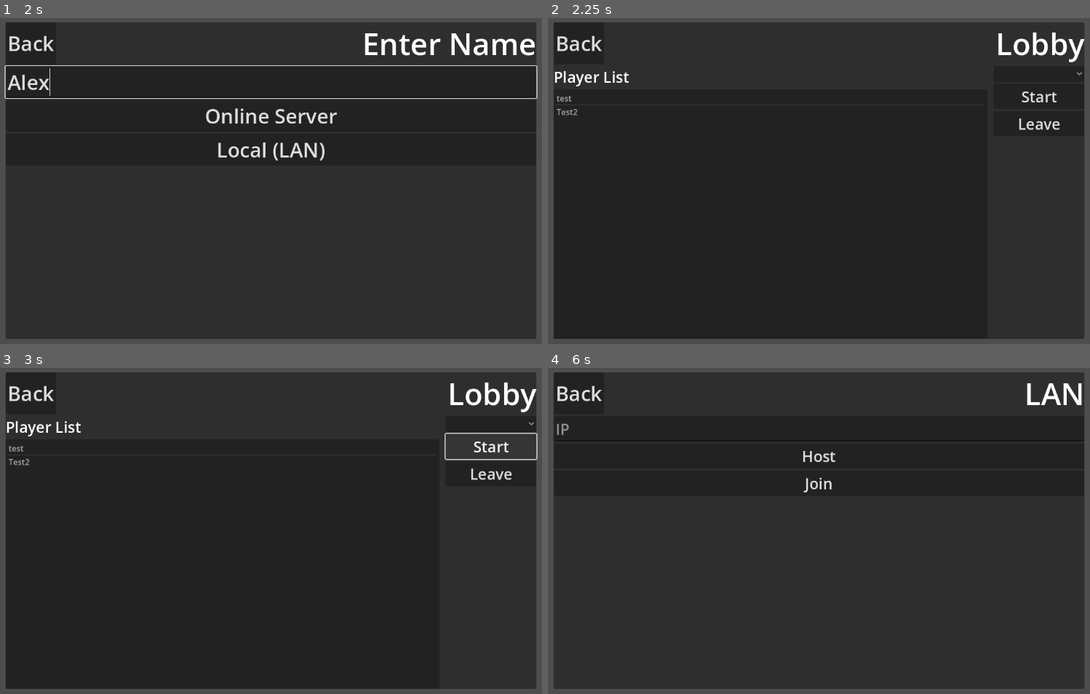
Above: before the commit, frames 1-4 (two rows, left to right).
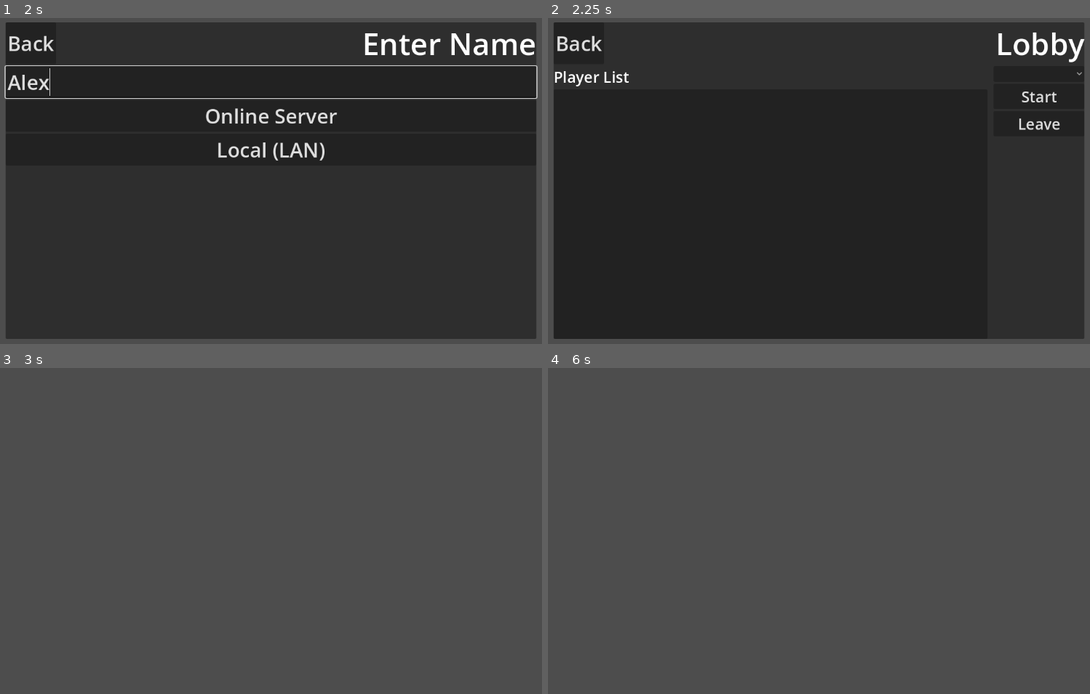
Above: after the commit, the same moments.

Repository: agmui/BTD_FPS
Game: Godot game, scene res://Main.tscn
The game is run twice, just before and just after one commit, with the same random seed, the same clock (stepped at 60 frames per second) and the same inputs.
Inputs (mouse positions are in pixels of both pictures, inside the frame that each line leads up to):
- Up to frame 1 (2 s): click "Enter Game" at 0.5 s; click (271, 83) at 1.27 s; type "Alex" at 1.35 s
- Up to frame 2 (2.25 s): click "Online Server" at 2 s
- Up to frame 3 (3 s): click "Start" at 2.75 s
- Up to frame 4 (6 s): click (1041, 446) at 3.5 s, where only the run before the commit has a clickable "Start"; click (1041, 423) at 4.27 s; click (1041, 472) at 5 s, where only the run before the commit has a clickable "Leave"; click (580, 394) at 5.75 s, where only the run before the commit has a clickable "Back"

Frame 1 is identical in both runs. In frame 2, less than 0.1% of the frame differs, in the area x 1-6%, y 23-30%; in frame 3, 93%; in frame 4, 95%, in the area x 1-99%, y 1-99%.

Commit message:
networking working

Diff:
--- a/Lobby.gd
+++ b/Lobby.gd
@@ -43,7 +43,7 @@
 	multiplayer.multiplayer_peer = peer
 
 
-func create_game():
+func host_game():
 	var peer = ENetMultiplayerPeer.new()
 	var error = peer.create_server(PORT, MAX_CONNECTIONS)
 	if error:
@@ -71,7 +71,7 @@
 	if multiplayer.is_server():
 		players_loaded += 1
 		if players_loaded == players.size():
-			$/root/Game.start_game()
+			$/root/Map.start_game()
 			players_loaded = 0
 
 
--- a/Main.tscn
+++ b/Main.tscn
@@ -1,64 +1,9 @@
-[gd_scene load_steps=10 format=3 uid="uid://bsb584mj3uyne"]
+[gd_scene load_steps=3 format=3 uid="uid://bsb584mj3uyne"]
 
 [ext_resource type="Script" path="res://main.gd" id="1_hnrvu"]
-[ext_resource type="PackedScene" uid="uid://dfnfduwx4auag" path="res://Menu.tscn" id="2_q1t6c"]
-
-[sub_resource type="ProceduralSkyMaterial" id="ProceduralSkyMaterial_c5etm"]
-sky_horizon_color = Color(0.64625, 0.65575, 0.67075, 1)
-ground_horizon_color = Color(0.64625, 0.65575, 0.67075, 1)
-
-[sub_resource type="Sky" id="Sky_i3p3l"]
-sky_material = SubResource("ProceduralSkyMaterial_c5etm")
-
-[sub_resource type="Environment" id="Environment_xkawb"]
-background_mode = 2
-sky = SubResource("Sky_i3p3l")
-tonemap_mode = 2
-glow_enabled = true
-
-[sub_resource type="BoxMesh" id="BoxMesh_funih"]
-size = Vector3(200, 1, 200)
-
-[sub_resource type="BoxShape3D" id="BoxShape3D_jbil2"]
-size = Vector3(200, 1, 200)
-
-[sub_resource type="BoxMesh" id="BoxMesh_crdpt"]
-size = Vector3(20, 10, 1)
-
-[sub_resource type="BoxShape3D" id="BoxShape3D_jmqqw"]
-size = Vector3(20, 10, 1)
+[ext_resource type="PackedScene" uid="uid://bi6abjyhsjewa" path="res://Menu.tscn" id="2_q1t6c"]
 
 [node name="Game" type="Node3D"]
 script = ExtResource("1_hnrvu")
 
-[node name="WorldEnvironment" type="WorldEnvironment" parent="."]
-environment = SubResource("Environment_xkawb")
-
-[node name="Floor" type="StaticBody3D" parent="."]
-
-[node name="MeshInstance3D" type="MeshInstance3D" parent="Floor"]
-mesh = SubResource("BoxMesh_funih")
-
-[node name="CollisionShape3D" type="CollisionShape3D" parent="Floor"]
-shape = SubResource("BoxShape3D_jbil2")
-
-[node name="Wall" type="StaticBody3D" parent="."]
-transform = Transform3D(1, 0, 0, 0, 1, 0, 0, 0, 1, 0, 5, 0)
-
-[node name="MeshInstance3D" type="MeshInstance3D" parent="Wall"]
-mesh = SubResource("BoxMesh_crdpt")
-
-[node name="CollisionShape3D" type="CollisionShape3D" parent="Wall"]
-shape = SubResource("BoxShape3D_jmqqw")
-
-[node name="DirectionalLight3D" type="DirectionalLight3D" parent="."]
-transform = Transform3D(0.852293, -0.324227, 0.410454, -0.523064, -0.528304, 0.668804, 0, -0.784711, -0.619861, 0, 20, 0)
-shadow_enabled = true
-
-[node name="Network" type="Node" parent="."]
-
 [node name="Menu" parent="." instance=ExtResource("2_q1t6c")]
-
-[node name="MultiplayerSpawner" type="MultiplayerSpawner" parent="."]
-_spawnable_scenes = PackedStringArray("res://Player.tscn", "res://bullet.tscn")
-spawn_path = NodePath("../Network")
--- a/Menu.tscn
+++ b/Menu.tscn
@@ -131,9 +131,6 @@
 [node name="ItemList" type="ItemList" parent="TabContainer/Lobby/HSplitContainer/PlayerList"]
 layout_mode = 2
 size_flags_vertical = 3
-item_count = 2
-item_0/text = "test"
-item_1/text = "Test2"
 
 [node name="PlayerOptions" type="VBoxContainer" parent="TabContainer/Lobby/HSplitContainer"]
 layout_mode = 2
@@ -204,6 +201,7 @@
 [connection signal="pressed" from="TabContainer/LAN/VBoxContainer/HostButton" to="." method="_on_host_button_pressed"]
 [connection signal="pressed" from="TabContainer/LAN/VBoxContainer/JoinButton" to="." method="_on_join_button_pressed"]
 [connection signal="pressed" from="TabContainer/Lobby/HBoxContainer/LobbyBackButton" to="." method="_on_lobby_back_button_pressed"]
+[connection signal="pressed" from="TabContainer/Lobby/HSplitContainer/PlayerOptions/StartButton" to="." method="_on_start_button_pressed"]
 [connection signal="pressed" from="TabContainer/EnterName/TitleContainer/EnterNameBackButton" to="." method="_on_enter_name_back_button_pressed"]
 [connection signal="pressed" from="TabContainer/EnterName/NameInputContainer/Server" to="." method="_on_server_pressed"]
 [connection signal="pressed" from="TabContainer/EnterName/NameInputContainer/LAN" to="." method="_on_lan_pressed"]
--- a/Player.tscn
+++ b/Player.tscn
@@ -13,6 +13,19 @@
 
 [sub_resource type="CapsuleMesh" id="CapsuleMesh_clk3u"]
 material = SubResource("StandardMaterial3D_ten6w")
+
+[sub_resource type="SceneReplicationConfig" id="SceneReplicationConfig_t84kp"]
+properties/0/path = NodePath(".:position")
+properties/0/spawn = true
+properties/0/replication_mode = 1
+properties/1/path = NodePath(".:rotation")
+properties/1/spawn = true
+properties/1/replication_mode = 1
+
+[sub_resource type="CylinderMesh" id="CylinderMesh_yl6wd"]
+top_radius = 0.1
+bottom_radius = 0.1
+height = 1.0
 
 [node name="CharacterBody3D" type="CharacterBody3D" node_paths=PackedStringArray("CAMERA_CONTROLLER")]
 script = ExtResource("1_hnfhq")
@@ -34,3 +47,10 @@
 
 [node name="PauseMenu" parent="Node3D/Camera3D" instance=ExtResource("3_rft7n")]
 visible = false
+
+[node name="MultiplayerSynchronizer" type="MultiplayerSynchronizer" parent="."]
+replication_config = SubResource("SceneReplicationConfig_t84kp")
+
+[node name="MeshInstance3D" type="MeshInstance3D" parent="."]
+transform = Transform3D(1, 0, 0, 0, -4.37114e-08, 1, 0, -1, -4.37114e-08, 0, 0, -0.815616)
+mesh = SubResource("CylinderMesh_yl6wd")
--- a/main_menu.gd
+++ b/main_menu.gd
@@ -1,10 +1,12 @@
 extends MarginContainer
 
-
-var tab_container : TabContainer
+@onready var PlayerList = $TabContainer/Lobby/HSplitContainer/PlayerList/ItemList
+@onready var tab_container : TabContainer = $TabContainer
+var game_scene_file: String = "res://map.tscn"
 
 func _ready() -> void:
-	tab_container = $TabContainer
+	Lobby.player_connected.connect(_add_new_username)
+
 
 func _on_exit_button_pressed() -> void:
 	get_tree().root.propagate_notification(NOTIFICATION_WM_CLOSE_REQUEST)
@@ -25,15 +27,13 @@
 
 func _on_host_button_pressed() -> void:
 	tab_container.current_tab = 2
-	Lobby.create_game()
-
+	Lobby.host_game()
 
 
 func _on_join_button_pressed() -> void:
 	tab_container.current_tab = 2
 	Lobby.join_game($TabContainer/LAN/VBoxContainer/IPInputBox.text)
-	Lobby.player_loaded.rpc_id(1) # Tell the server that this peer has loaded.
-
+	#Lobby.player_loaded.rpc_id(1) # TODO: Run on hot join
 
 
 func _on_lan_back_button_pressed() -> void:
@@ -46,3 +46,11 @@
 
 func _on_enter_name_back_button_pressed() -> void:
 	tab_container.current_tab = 0
+
+
+func _on_start_button_pressed() -> void:
+	Lobby.load_game.rpc(game_scene_file)
+	hide()
+
+func _add_new_username(id: int, info: Dictionary) -> void:
+	PlayerList.add_item(str(id))
--- /dev/null
+++ b/map.gd
@@ -0,0 +1,22 @@
+extends Node3D
+
+@onready var Network: Node = $Network
+var player_scene: PackedScene = preload("res://Player.tscn")
+
+func _ready() -> void:
+	Lobby.player_loaded.rpc_id(1)
+
+func start_game():
+	if DisplayServer.get_name() != "headless":
+		_spawn_player(1)
+
+	for id in multiplayer.get_peers():
+		print("spawn player")
+		_spawn_player(id)
+
+
+func _spawn_player(id: int):
+	var player: CharacterBody3D = player_scene.instantiate()
+	player.name = str(id)
+	player.position = Vector3(10, randi()%5, 10)
+	Network.add_child(player)
--- /dev/null
+++ b/map.tscn
@@ -0,0 +1,61 @@
+[gd_scene load_steps=9 format=3 uid="uid://c162j7unfh12y"]
+
+[ext_resource type="Script" path="res://map.gd" id="1_ejor3"]
+
+[sub_resource type="ProceduralSkyMaterial" id="ProceduralSkyMaterial_w5s13"]
+sky_horizon_color = Color(0.64625, 0.65575, 0.67075, 1)
+ground_horizon_color = Color(0.64625, 0.65575, 0.67075, 1)
+
+[sub_resource type="Sky" id="Sky_i3p3l"]
+sky_material = SubResource("ProceduralSkyMaterial_w5s13")
+
+[sub_resource type="Environment" id="Environment_fkf0m"]
+background_mode = 2
+sky = SubResource("Sky_i3p3l")
+tonemap_mode = 2
+glow_enabled = true
+
+[sub_resource type="BoxMesh" id="BoxMesh_gsl2v"]
+size = Vector3(200, 1, 200)
+
+[sub_resource type="BoxShape3D" id="BoxShape3D_fi41p"]
+size = Vector3(200, 1, 200)
+
+[sub_resource type="BoxMesh" id="BoxMesh_p4jg1"]
+size = Vector3(20, 10, 1)
+
+[sub_resource type="BoxShape3D" id="BoxShape3D_kghf1"]
+size = Vector3(20, 10, 1)
+
+[node name="Map" type="Node3D"]
+script = ExtResource("1_ejor3")
+
+[node name="WorldEnvironment" type="WorldEnvironment" parent="."]
+environment = SubResource("Environment_fkf0m")
+
+[node name="Floor" type="StaticBody3D" parent="."]
+
+[node name="MeshInstance3D" type="MeshInstance3D" parent="Floor"]
+mesh = SubResource("BoxMesh_gsl2v")
+
+[node name="CollisionShape3D" type="CollisionShape3D" parent="Floor"]
+shape = SubResource("BoxShape3D_fi41p")
+
+[node name="Wall" type="StaticBody3D" parent="."]
+transform = Transform3D(1, 0, 0, 0, 1, 0, 0, 0, 1, 0, 5, 0)
+
+[node name="MeshInstance3D" type="MeshInstance3D" parent="Wall"]
+mesh = SubResource("BoxMesh_p4jg1")
+
+[node name="CollisionShape3D" type="CollisionShape3D" parent="Wall"]
+shape = SubResource("BoxShape3D_kghf1")
+
+[node name="DirectionalLight3D" type="DirectionalLight3D" parent="."]
+transform = Transform3D(0.852293, -0.324227, 0.410454, -0.523064, -0.528304, 0.668804, 0, -0.784711, -0.619861, 0, 20, 0)
+shadow_enabled = true
+
+[node name="Network" type="Node" parent="."]
+
+[node name="MultiplayerSpawner" type="MultiplayerSpawner" parent="."]
+_spawnable_scenes = PackedStringArray("res://Player.tscn", "res://bullet.tscn")
+spawn_path = NodePath("../Network")
--- a/player.gd
+++ b/player.gd
@@ -19,6 +19,7 @@
 @export var ammo = 0
 
 @onready var hud = $Node3D/Camera3D/Control
+@onready var cam = $Node3D/Camera3D
 
 var _mouse_input: bool = false
 var _mouse_rotation: Vector3
@@ -36,8 +37,15 @@
 			$Node3D/Camera3D/PauseMenu.show()
 			Input.mouse_mode = Input.MOUSE_MODE_VISIBLE
 
+
 func _ready() -> void:
 	Input.mouse_mode = Input.MOUSE_MODE_CAPTURED
+	cam.current = is_multiplayer_authority()
+
+
+func _enter_tree() -> void:
+	set_multiplayer_authority(name.to_int())
+
 
 func _unhandled_input(event: InputEvent) -> void:
 	_mouse_input = event is InputEventMouseMotion and Input.get_mouse_mode() == Input.MOUSE_MODE_CAPTURED
@@ -65,6 +73,9 @@
 	_tilt_input = 0.0
 
 func _physics_process(delta: float) -> void:
+	if not is_multiplayer_authority():
+		return
+
 	# Add the gravity.
 	if not is_on_floor():
 		velocity += get_gravity() * delta
Not shown: 1 places in Menu.tscn that only renumber resources
Not shown: 1 places in Player.tscn that only renumber resources
